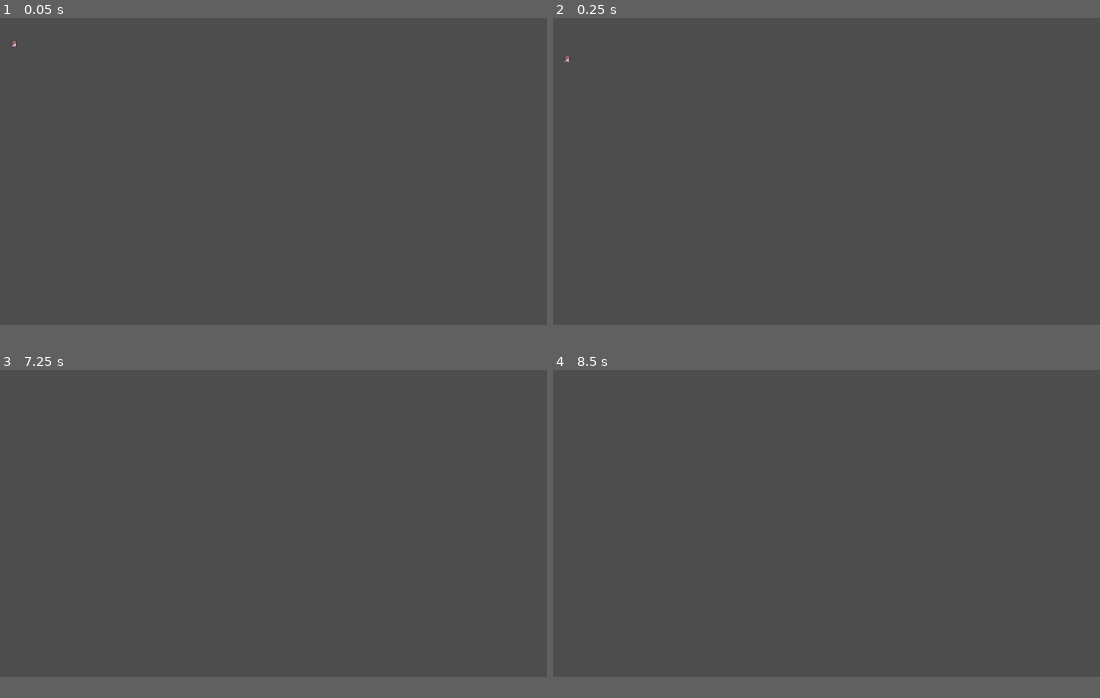
Above: before the commit, frames 1-4 (two rows, left to right).
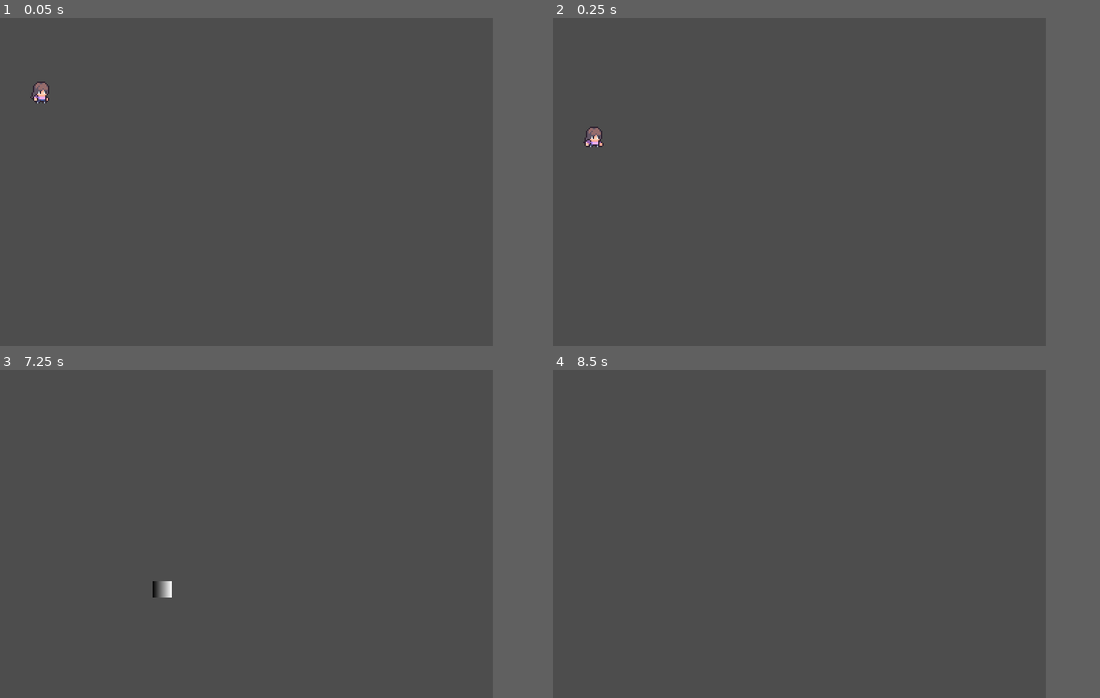
Above: after the commit, the same moments.

Repository: ajogerio/monkey-game
Game: Godot game, scene res://Scenes/player_scene.tscn
The game is run twice, just before and just after one commit, with the same random seed, the same clock (stepped at 60 frames per second) and the same inputs.
Inputs (mouse positions are in pixels of both pictures, inside the frame that each line leads up to):
- Up to frame 1 (0.05 s): no input
- Up to frame 2 (0.25 s): no input
- Up to frame 3 (7.25 s): move the mouse to (393, 507) at 0.52 s; hold D (move_right) 0.53-2.03 s; click (393, 507) at 0.6 s; tap W (jump) at 0.77, 1.52, 3.02, 3.77, 4.52, 6.02, 6.77 s; tap Enter at 1.25, 4.25, 5.75 s; move the mouse to (164, 537) at 1.27 s; click (164, 537) at 1.35 s; move the mouse to (328, 455) at 2.02 s; hold A (move_left) 2.03-2.78 s; click (328, 455) at 2.1 s; move the mouse to (246, 583) at 2.77 s; hold D (move_right) 2.78-4.28 s; click (246, 583) at 2.85 s; tap Space at 3.5, 5, 6.5 s; move the mouse to (437, 570) at 3.52 s; click (437, 570) at 3.6 s; move the mouse to (109, 478) at 4.27 s; hold A (move_left) 4.28-5.03 s; click (109, 478) at 4.35 s; move the mouse to (300, 524) at 5.02 s; hold D (move_right) 5.03-5.78 s; click (300, 524) at 5.1 s; move the mouse to (191, 445) at 5.77 s; hold A (move_left) from 5.78 s (still down); click (191, 445) at 5.85 s; move the mouse to (393, 507) at 6.52 s; click (393, 507) at 6.6 s
- Up to frame 4 (8.5 s): move the mouse to (717, 537) at 7.27 s; release A (move_left) at 7.28 s; hold D (move_right) from 7.28 s (still down); click (717, 537) at 7.35 s; tap W (jump) at 7.52 s; move the mouse to (881, 455) at 8.02 s; click (881, 455) at 8.1 s
In our replay, the window is 799x449 before the commit and 720x480 after it. These sizes can differ from the game's own. Grey fills any space a smaller window leaves; there, only what the larger window draws over its background counts as a difference.

The runs differ from the first frame. In frame 1, 0.2% of the frame differs, in the area x 1-10%, y 6-27%; in frame 2, 0.2%, in the area x 1-10%, y 11-40%; in frame 3, 0.1%; in frame 4, only the window size differs.

Commit message:
feat: change game resolution

Diff:
--- a/Scenes/game_scene.tscn
+++ b/Scenes/game_scene.tscn
@@ -9,21 +9,21 @@
 [node name="Game" type="Node2D"]
 
 [node name="Player" parent="." instance=ExtResource("1_hoxpg")]
-position = Vector2(85, 189)
+position = Vector2(45, 172)
 
-[node name="Camera2D" parent="Player" instance=ExtResource("3_ap1i3")]
-position = Vector2(167, -54)
+[node name="Floor" parent="." instance=ExtResource("2_pn527")]
+position = Vector2(371, 195)
+
+[node name="Icon" type="Sprite2D" parent="."]
+position = Vector2(100, 179)
+scale = Vector2(0.128906, 0.128906)
+texture = ExtResource("5_c87le")
+
+[node name="Camera2D" parent="." instance=ExtResource("3_ap1i3")]
+position = Vector2(179, 119)
 drag_horizontal_enabled = true
 drag_left_margin = 0.0
 drag_top_margin = 0.0
 drag_right_margin = 1.0
 drag_bottom_margin = 0.0
 script = ExtResource("3_rhkxv")
-
-[node name="Floor" parent="." instance=ExtResource("2_pn527")]
-position = Vector2(407, 238)
-
-[node name="Icon" type="Sprite2D" parent="."]
-position = Vector2(254, 228)
-scale = Vector2(0.128906, 0.128906)
-texture = ExtResource("5_c87le")
--- a/project.godot
+++ b/project.godot
@@ -14,6 +14,12 @@
 run/main_scene="res://Scenes/player_scene.tscn"
 config/features=PackedStringArray("4.3", "Forward Plus")
 config/icon="res://icon.svg"
+
+[display]
+
+window/size/viewport_width=360
+window/size/viewport_height=240
+window/stretch/mode="canvas_items"
 
 [input]
 
